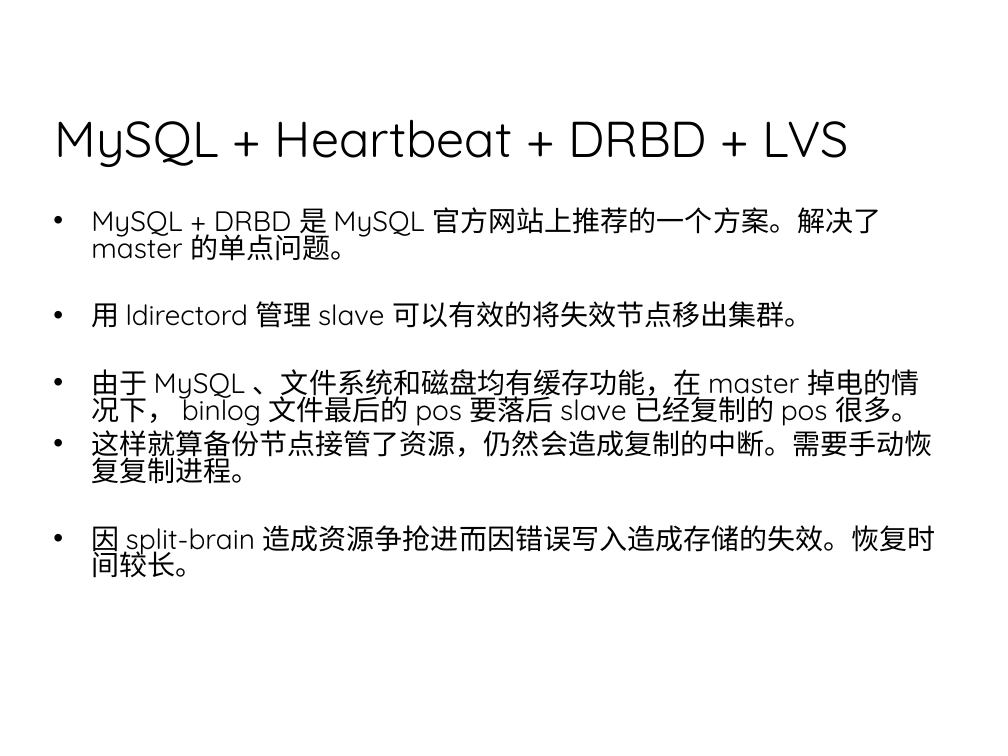
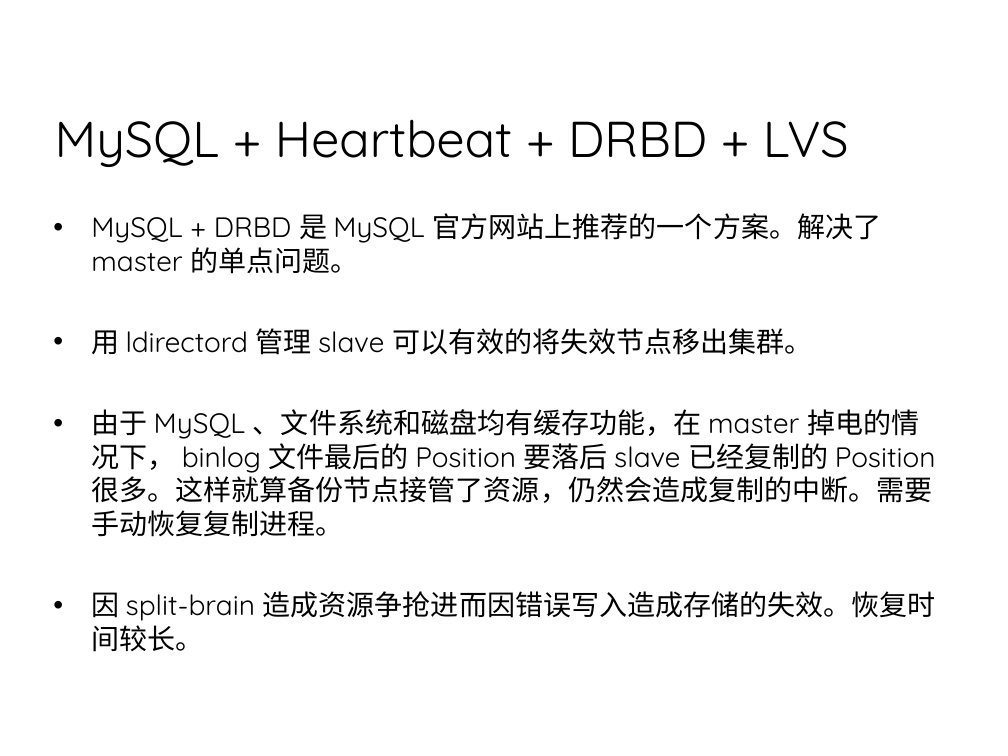
Before and after one commit to 7KjN3mHq/bluedata, a slide deck: slide 20 of system/01总览/架构/网站集群架构.ppt. Drawn at 1008x756 pixels with LibreOffice and Linux fonts; fonts in the diff are those of the drawing; background and template pictures are left out. Boxes give left, top, right and bottom in pixels: in the first picture for what was removed or moved away, otherwise in the second. Text is boxed around its words. In the diff, an @@ line names an element or a change of style, - is before the commit and + after.

```diff
--- a/system/01总览/架构/网站集群架构.ppt
+++ b/system/01总览/架构/网站集群架构.ppt
@@ text at (x1=91, y1=213, x2=936, y2=652): line spacing 0.8 to 1 @@
@@ text at (x1=91, y1=409, x2=936, y2=537): text changed @@
-• 由于 MySQL 、文件系统和磁盘均有缓存功能，在 master 掉电的情况下， binlog 文件最后的 pos 要落后 slave 已经复制的 pos 很多。
-• 这样就算备份节点接管了资源，仍然会造成复制的中断。需要手动恢复复制进程。
+• 由于 MySQL 、文件系统和磁盘均有缓存功能，在 master 掉电的情况下， binlog 文件最后的 Position 要落后 slave 已经复制的 Position 很多。这样就算备份节点接管了资源，仍然会造成复制的中断。需要手动恢复复制进程。
```
Also in this commit, not shown: 9 other files.
